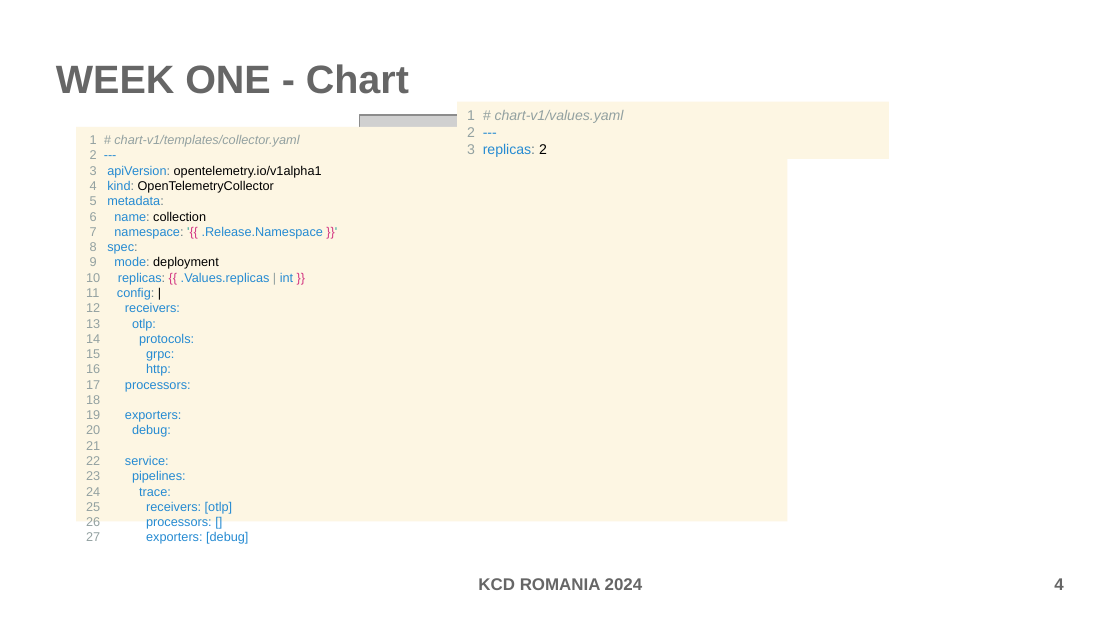
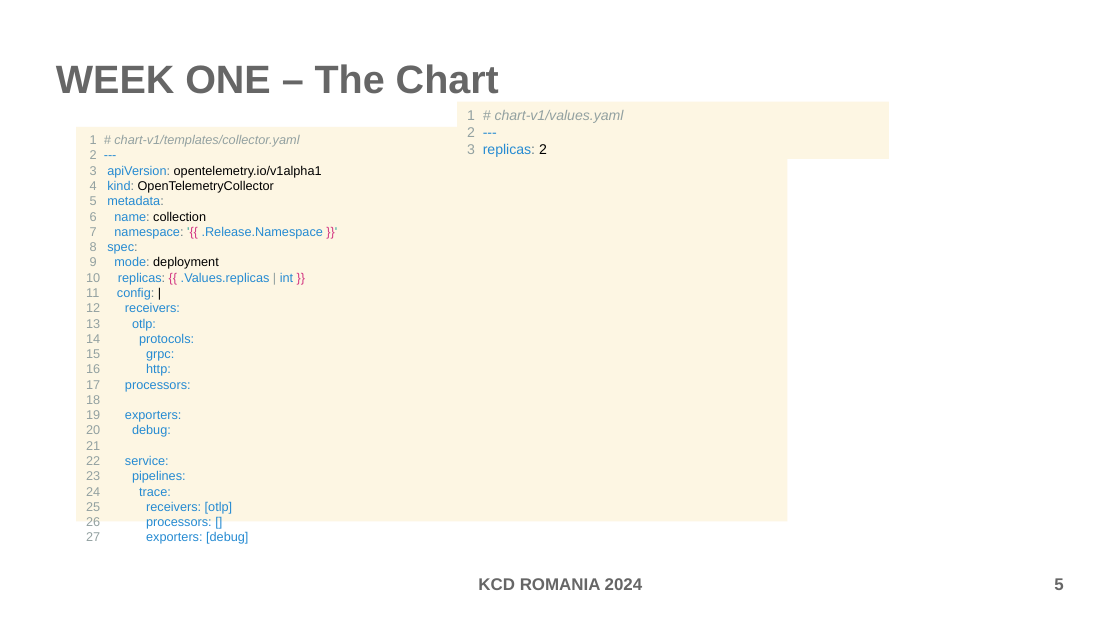
Before and after one commit to forestsword/ditd-presentation, a slide deck: slide 5 of ditd-presentation.odp (slide 4 before the commit). Drawn at 1120x630 pixels with LibreOffice and Linux fonts; fonts in the diff are those of the drawing; grey boxes stand for pictures. Boxes give left, top, right and bottom in pixels: in the first picture for what was removed or moved away, otherwise in the second. Text is boxed around its words. In the diff, an @@ line names an element or a change of style, - is before the commit and + after.

```diff
--- a/ditd-presentation.odp
+++ b/ditd-presentation.odp
@@ title at <box>56,64,499,94</box>: text changed @@
-WEEK ONE - Chart
+WEEK ONE – The Chart
@@ picture removed at <box>360,115,760,515</box> @@
@@ page number at <box>1054,578,1063,590</box>: text changed @@
-4
+5
```
Also in this commit, not shown: 4 other slides changed, 8 slides added.
